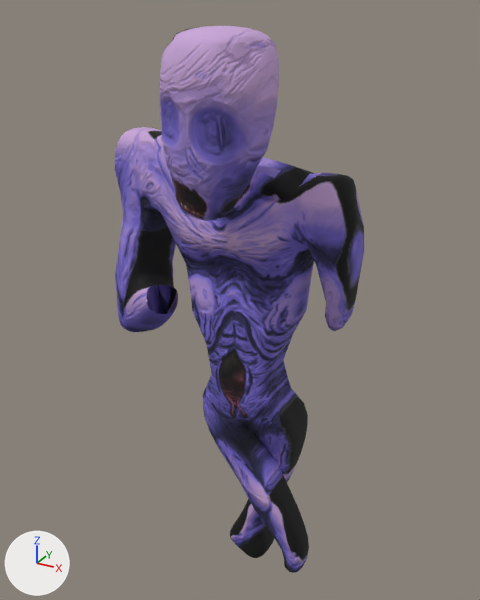
Two versions of the Blender file assets/ghoula.blend, one commit apart.
Rendered twice from a 50 mm lens placed at (0.862, -1.484, 1.924), pointed at (-0.088, 0.243, 1.061). The axes (+X, +Y, +Z) are drawn at lower left. The lights are the same throughout. The first picture is the older version.

Script lines for the objects in view, before the commit:
```python
me_cube_001 = bpy.data.meshes.new('Cube.001')
me_cube_001.from_pydata(...)  # 2799 vertices, 2784 faces; spans x -0.53..0.3, y -0.14..0.43, z -0.1..1.89
me_cube_001.polygons.foreach_set('use_smooth', [True] * 2784)
me_cube_001.materials.append(mat_material_001)
# before: 531 (-0.09, 0.13, 1.41), 532 (-0.09, 0.14, 1.44), 533 (-0.09, 0.16, 1.48)
ob_ghoula = bpy.data.objects.new('ghoula', me_cube_001)
ob_ghoula.location = (0.0, 0.0, 0.0)
```
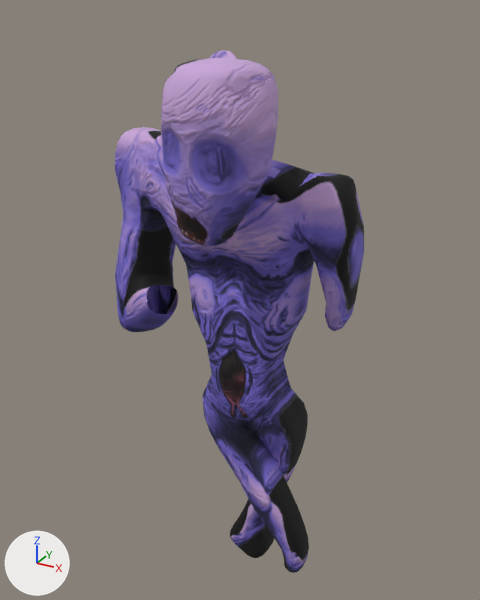
The newer file adds a shape key; the second version is drawn at full value of the shape key 'Key 1' of 'ghoula', and the change is written as the vertex moves it makes.

Changed parts and their boxes [x1, y1, x2, y2] in the pictures (480 x 600 px; the box of a moved part takes in the faces that stretch with it):
'ghoula', reshaped: before [115, 26, 364, 573]; after [115, 50, 364, 573]
part 1 of me_cube_001, moved or reshaped: before [160, 26, 279, 221]; after [161, 58, 278, 247]
part 2 of me_cube_001, moved or reshaped (not visible before): after [216, 50, 237, 59]
part 3 of me_cube_001, moved or reshaped (not visible afterwards): before [226, 188, 247, 220]

The change in detail:
me_cube_001 is used by ob_ghoula; location (0.0, 0.0, 0.0).
me_cube_001 had 2799 vertices, 2784 faces and spanned x -0.53..0.3, y -0.14..0.43, z -0.1..1.89.
me_cube_001 now has 2799 vertices, 2784 faces and spans x -0.53..0.3, y -0.14..0.43, z -0.1..1.82.
me_cube_001 part 1: the loose piece of 290 vertices spanning x -0.17..0.14, y -0.14..0.12, z 1.4..1.89 is moved by (0.0, 0.0, -0.07).
me_cube_001 part 2: 81 of 2799 vertices moved; they spanned x -0.12..-0.03, y 0.11..0.19, z 1.76..1.83 and now span x -0.12..-0.03, y 0.11..0.19, z 1.71..1.81; mean shift (0.0, 0.0, -0.04); largest move (-0.07, 0.13, 1.78) -> (-0.07, 0.13, 1.71).
Part 3, on me_cube_001:
Vertices 531, 532, 533 of me_cube_001 move by (0.0, 0.0, 0.01).
